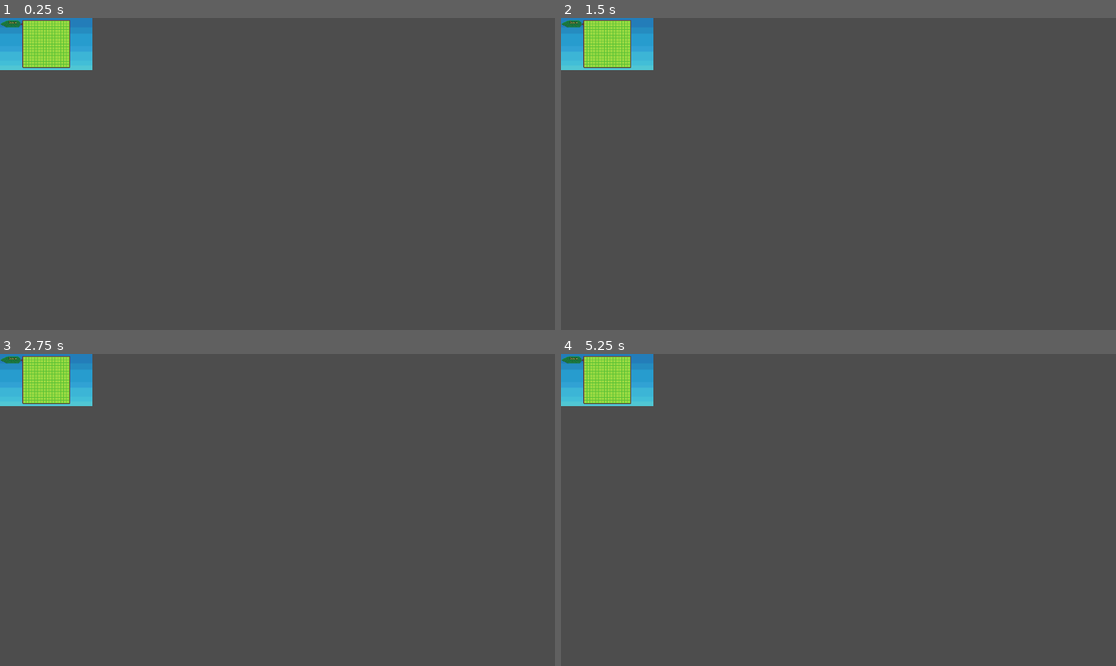
Above: before the commit, frames 1-4 (two rows, left to right).
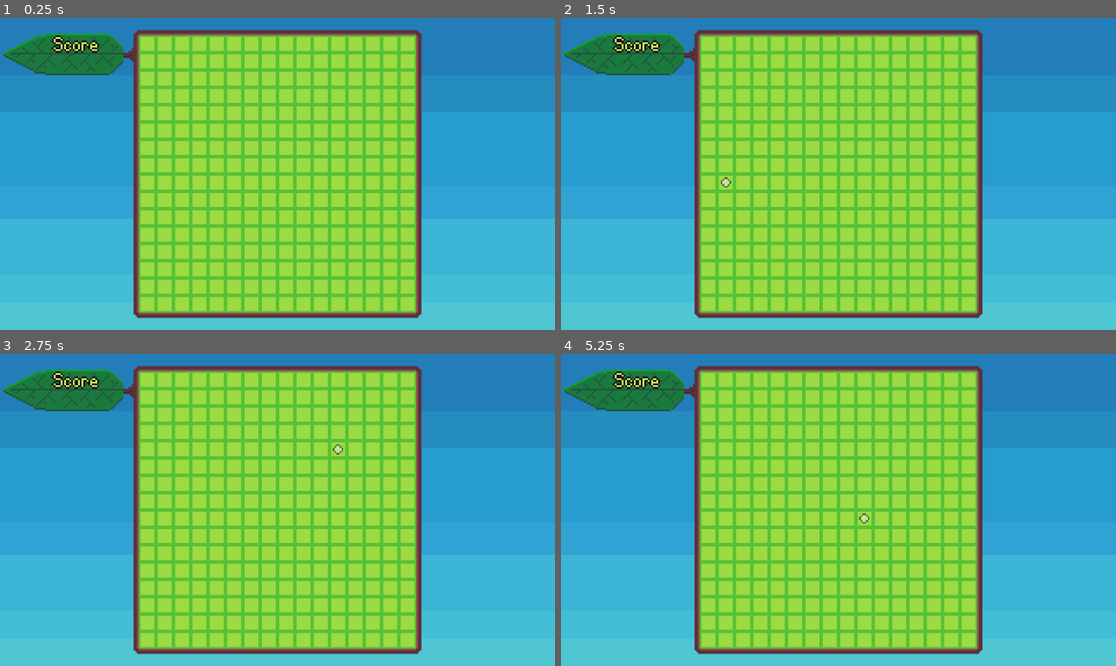
Above: after the commit, the same moments.

Repository: bdunko/Pellet
Game: Godot game, scene res://main.tscn
Same seed, same stepped clock (60 frames per second), same inputs: the game is played once before the commit and once after it.
Inputs (mouse positions are in pixels of both pictures, inside the frame that each line leads up to):
- Up to frame 1 (0.25 s): no input
- Up to frame 2 (1.5 s): tap Enter at 0.5 s; move the mouse to (960, 158) at 0.52 s; tap Space at 1.25 s; move the mouse to (727, 189) at 1.27 s
- Up to frame 3 (2.75 s): tap Enter at 2 s; move the mouse to (333, 441) at 2.02 s
- Up to frame 4 (5.25 s): tap Space at 2.75, 4.25 s; move the mouse to (810, 572) at 2.77 s; tap Enter at 3.5 s; move the mouse to (1005, 556) at 3.52 s; move the mouse to (672, 463) at 4.27 s; move the mouse to (866, 510) at 5.02 s

The runs differ from the first frame. In frame 1, 99% of the frame differs, in the area x 0-100%, y 0-100%; in frame 2, 99%; in frame 3, 99%; in frame 4, 99%.

Commit message:
Grid + pellet preview

Diff:
--- /dev/null
+++ b/main.gd
@@ -0,0 +1,50 @@
+extends Node2D
+
+const GRID_OFFSET := Vector2(80, 10)
+const CELL_SIZE := Vector2(10, 10)
+const GRID_SIZE := Vector2(16, 16)
+
+func _ready():
+	$PelletPreview.visible = false
+
+func _to_grid_index(pos: Vector2) -> Vector2:
+	pos -= GRID_OFFSET
+	var x = int(pos.x / CELL_SIZE.x)
+	var y = int(pos.y / CELL_SIZE.y)
+
+	# $HACK$
+	if pos.x < 0:
+		x = -1
+	if pos.y < 0:
+		y = -1
+
+	return Vector2(x, y)
+
+func _to_position(grid_index: Vector2) -> Vector2:
+	var pos = grid_index * 10
+	pos += GRID_OFFSET
+	return pos
+
+func _is_in_grid(pos: Vector2) -> bool:
+	var indices := _to_grid_index(pos)
+	return indices.x >= 0 and indices.y >= 0 and indices.x < GRID_SIZE.x and indices.y < GRID_SIZE.y
+
+func _input(event):
+	if event is InputEventMouseMotion:
+		if _is_in_grid(event.position):
+			var grid_index = _to_grid_index(event.position)
+			var pos = _to_position(grid_index)
+			$PelletPreview.position = pos
+			$PelletPreview.visible = true
+		else:
+			$PelletPreview.visible = false
+
+		print("Mouse Click/Unclick at: ", event.position)
+		var grid_index = _to_grid_index(event.position)
+		print("Grid: ", grid_index)
+		print("In grid?: ", _is_in_grid(event.position))
+		print("Back to pos: ", _to_position(grid_index))
+
+# Called every frame. 'delta' is the elapsed time since the previous frame.
+func _process(_delta):
+	pass
--- a/main.tscn
+++ b/main.tscn
@@ -1,11 +1,14 @@
-[gd_scene load_steps=5 format=3 uid="uid://c7204os4in616"]
+[gd_scene load_steps=7 format=3 uid="uid://c7204os4in616"]
 
+[ext_resource type="Script" path="res://main.gd" id="1_eks3d"]
 [ext_resource type="Texture2D" uid="uid://dxjyhf8br5g6w" path="res://assets/sky_background.png" id="1_pxdvb"]
 [ext_resource type="Texture2D" uid="uid://cfnee42a60ou6" path="res://assets/board.png" id="2_ff65i"]
 [ext_resource type="Texture2D" uid="uid://covc5ai74la8j" path="res://assets/text/score.png" id="3_pc4lv"]
 [ext_resource type="Texture2D" uid="uid://fdooebg583my" path="res://assets/grid.png" id="3_q3otb"]
+[ext_resource type="Texture2D" uid="uid://bnghun6vkgf5v" path="res://assets/pellet.png" id="6_b0t2h"]
 
 [node name="Main" type="Node2D"]
+script = ExtResource("1_eks3d")
 
 [node name="Sky" type="Sprite2D" parent="."]
 texture = ExtResource("1_pxdvb")
@@ -24,3 +27,8 @@
 position = Vector2(80, 10)
 texture = ExtResource("3_q3otb")
 centered = false
+
+[node name="PelletPreview" type="Sprite2D" parent="."]
+self_modulate = Color(1, 1, 1, 0.505882)
+texture = ExtResource("6_b0t2h")
+centered = false
--- a/project.godot
+++ b/project.godot
@@ -21,6 +21,7 @@
 window/size/viewport_height=180
 window/size/window_width_override=1920
 window/size/window_height_override=1080
+window/stretch/scale=6.0
 
 [rendering]
 
Binary file changed: assets/pellet.png
